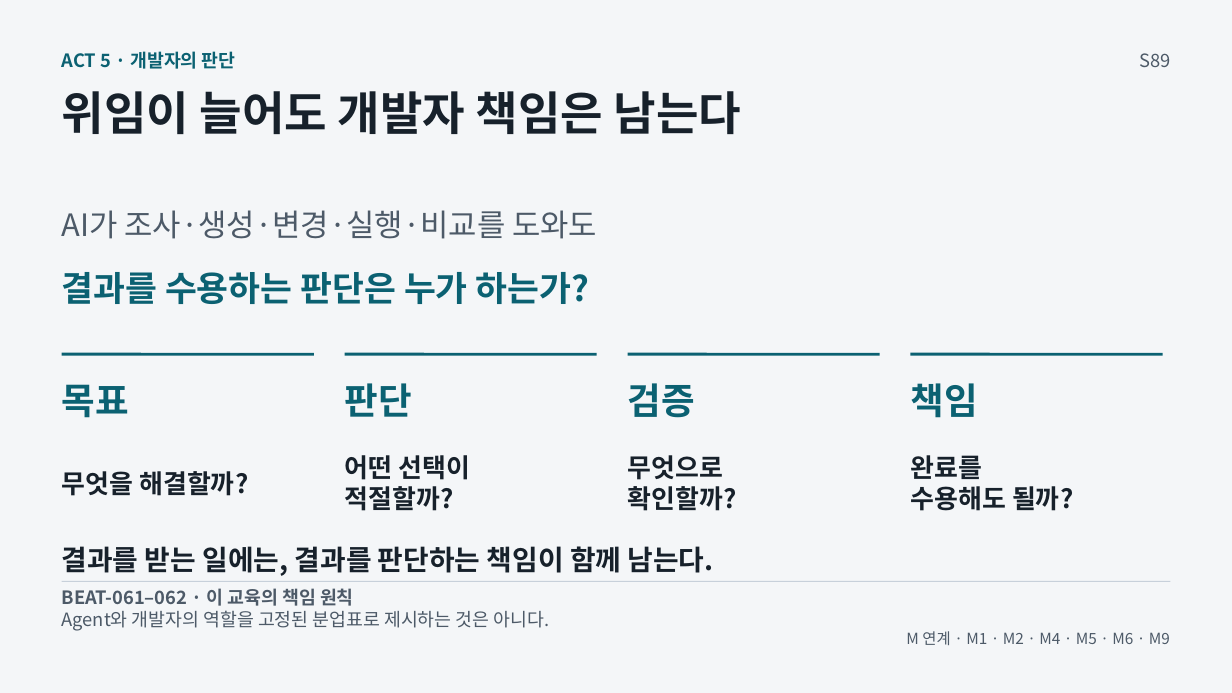
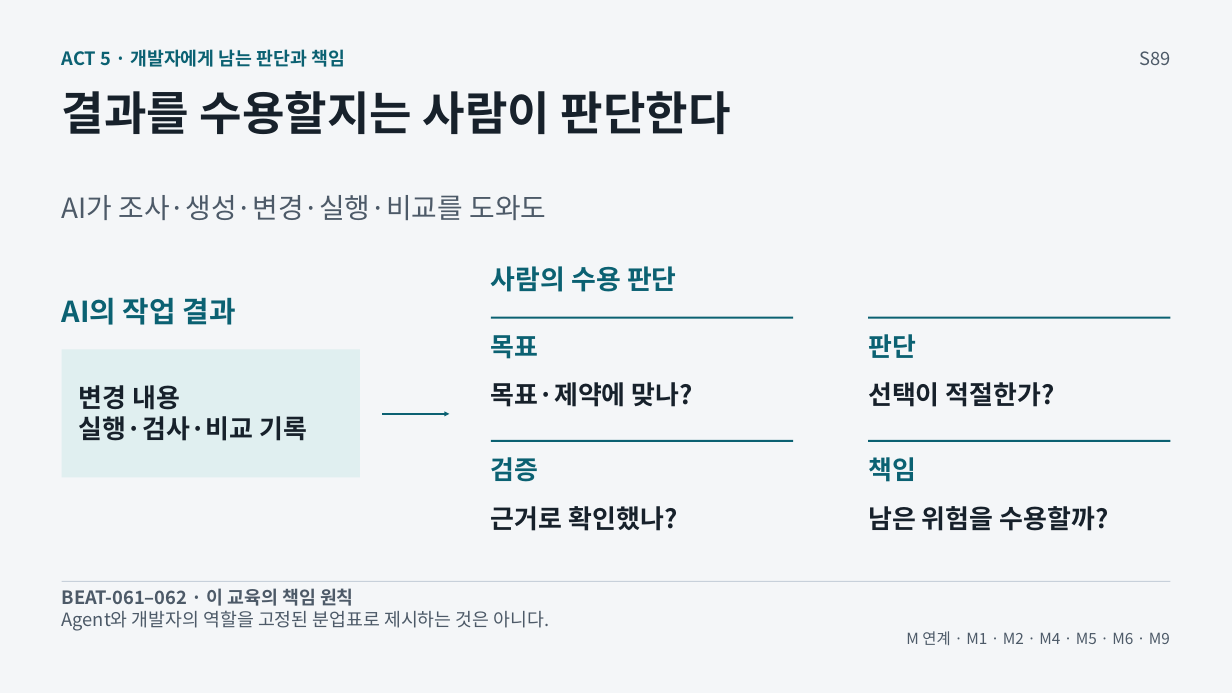
Before and after one commit to GideokKim/ai-dev-training, a slide deck: slide 4 of production/ACT_5.pptx. Drawn at 1232x693 pixels with LibreOffice and Linux fonts; fonts in the diff are those of the drawing. Boxes give left, top, right and bottom in pixels: in the first picture for what was removed or moved away, otherwise in the second. Text is boxed around its words. In the diff, an @@ line names an element or a change of style, - is before the commit and + after.

```diff
--- a/production/ACT_5.pptx
+++ b/production/ACT_5.pptx
@@ text at (62,49,345,67): text changed @@
-ACT 5 · 개발자의 판단
+ACT 5 · 개발자에게 남는 판단과 책임
@@ text at (62,91,731,134): text changed @@
-위임이 늘어도 개발자 책임은 남는다
+결과를 수용할지는 사람이 판단한다
@@ text "AI가 조사·생성·변경·실행·비교를 도와도": place and size @@
-text "AI가 조사·생성·변경·실행·비교를 도와도" at (62,210,597,239)
+text "AI가 조사·생성·변경·실행·비교를 도와도" at (62,195,546,220)
@@ text "AI가 조사·생성·변경·실행·비교를 도와도" at (62,195,546,220): size 24 to 21.8 pt @@
@@ text added at (491,266,677,292), 21 pt, text #0B6172, bold @@
+사람의 수용 판단
@@ text at (62,297,236,325): text changed; size 27 to 22.5 pt @@
-결과를 수용하는 판단은 누가 하는가?
+AI의 작업 결과
@@ text "목표": place and size @@
-text "목표" at (62,384,129,418)
+text "목표" at (491,335,539,359)
@@ line added from (491, 318) to (793, 318), #0B6172 1.5 pt @@
@@ size 28.5 to 20.2 pt in 4 elements at (868,457,916,482), (491,457,539,482), (491,335,539,359), (868,334,916,358) @@
@@ text "판단": place and size @@
-text "판단" at (345,383,412,417)
+text "판단" at (868,334,916,358)
@@ line moved from (910, 354) - (1163, 354) to (869, 318) - (1171, 318) @@
@@ line (869, 318) - (1171, 318): stroke #0B6172 2.25 pt to #0B6172 1.5 pt @@
@@ line removed from (62, 354) to (314, 354) @@
@@ rectangle added at (62,349,360,478), fill #E0EFF0 @@
@@ line removed from (345, 354) to (597, 354) @@
@@ line removed from (628, 354) to (880, 354) @@
@@ text added at (79,385,307,441), 20.2 pt, text #17212B, bold @@
+변경 내용
+실행·검사·비교 기록
@@ text added at (491,382,693,407), 20.2 pt, text #17212B, bold @@
+목표·제약에 맞나?
@@ text at (868,382,1055,407): text changed @@
-어떤 선택이
-적절할까?
+선택이 적절한가?
@@ arrow added from (383, 414) to (449, 414), #0B6172 1.88 pt @@
@@ line added from (491, 441) to (793, 441), #0B6172 1.5 pt @@
@@ line added from (869, 441) to (1171, 441), #0B6172 1.5 pt @@
@@ text removed at (62,471,248,496) @@
-무엇을 해결할까?
@@ text "검증": place and size @@
-text "검증" at (628,383,695,418)
+text "검증" at (491,457,539,482)
@@ text removed at (628,455,737,511) @@
-무엇으로
-확인할까?
@@ text "책임": place and size @@
-text "책임" at (910,383,977,418)
+text "책임" at (868,457,916,482)
@@ text removed at (910,455,1073,511) @@
-완료를
-수용해도 될까?
@@ text added at (491,506,677,531), 20.2 pt, text #17212B, bold @@
+근거로 확인했나?
@@ text added at (868,506,1109,531), 20.2 pt, text #17212B, bold @@
+남은 위험을 수용할까?
@@ text removed at (62,546,714,576) @@
-결과를 받는 일에는, 결과를 판단하는 책임이 함께 남는다.
```
Also in this commit, not shown: 7 other slides changed, 47 other files.
